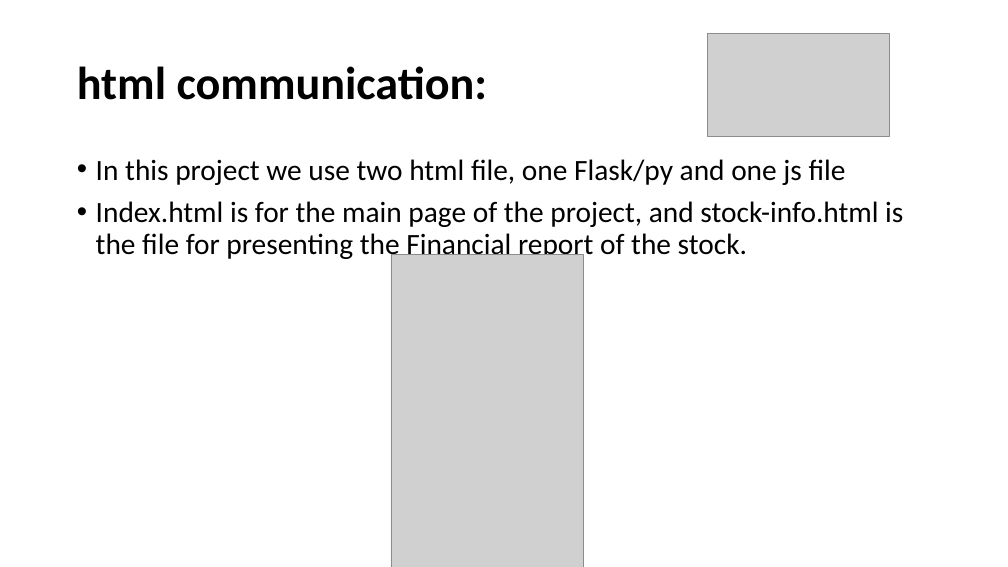
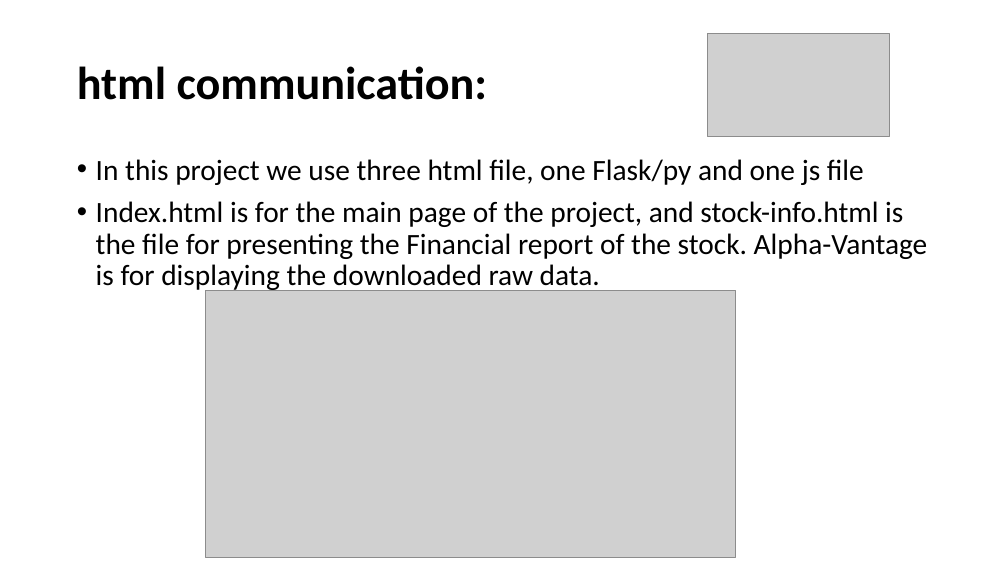
Before and after one commit to ahmadfarouk/FinalProject, a slide deck: slide 7 of Presentation.pptx. Drawn at 1008x567 pixels with LibreOffice and Linux fonts; fonts in the diff are those of the drawing; grey boxes stand for pictures. Boxes give left, top, right and bottom in pixels: in the first picture for what was removed or moved away, otherwise in the second. Text is boxed around its words. In the diff, an @@ line names an element or a change of style, - is before the commit and + after.

```diff
--- a/Presentation.pptx
+++ b/Presentation.pptx
@@ text at bbox=[96, 159, 928, 293]: text changed @@
-• In this project we use two html file, one Flask/py and one js file
-• Index.html is for the main page of the project, and stock-info.html is the file for presenting the Financial report of the stock.
+• In this project we use three html file, one Flask/py and one js file
+• Index.html is for the main page of the project, and stock-info.html is the file for presenting the Financial report of the stock. Alpha-Vantage is for displaying the downloaded raw data.
@@ picture removed at bbox=[391, 255, 584, 567] @@
@@ picture added at bbox=[205, 290, 736, 557] @@
```
Also in this commit, not shown: 5 other slides changed.
